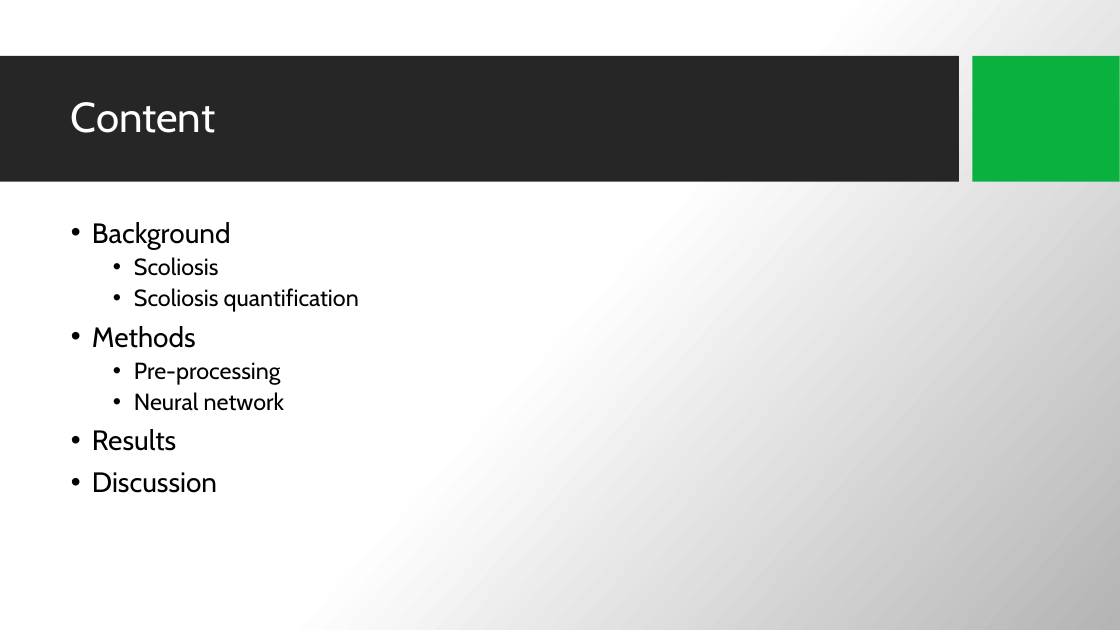
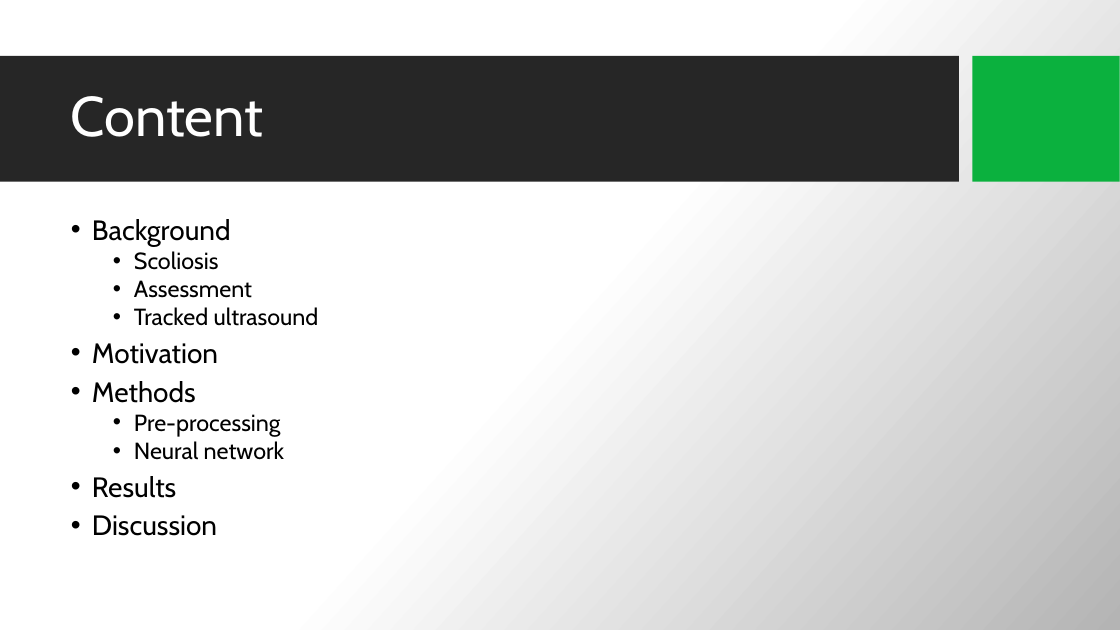
Before and after one commit to BenChurch/Fall2016, a slide deck: slide 2 of CISC874/Project/Presentation/0bc15Presentation.pptx. Drawn at 1120x630 pixels with LibreOffice and Linux fonts; fonts in the diff are those of the drawing; background and template pictures are left out. Boxes give left, top, right and bottom in pixels: in the first picture for what was removed or moved away, otherwise in the second. Text is boxed around its words. In the diff, an @@ line names an element or a change of style, - is before the commit and + after.

```diff
--- a/CISC874/Project/Presentation/0bc15Presentation.pptx
+++ b/CISC874/Project/Presentation/0bc15Presentation.pptx
@@ title "Content" at [71,96,263,137]: size 36 to 48 pt @@
@@ text at [92,219,285,536]: line spacing 0.9 to 0.8 @@
@@ text at [92,280,319,364]: text changed @@
-  • Scoliosis quantification
+  • Assessment
+  • Tracked ultrasound
+• Motivation
```
Also in this commit, not shown: 5 other slides changed, 5 slides added, 1 slide removed, 24 other files.
